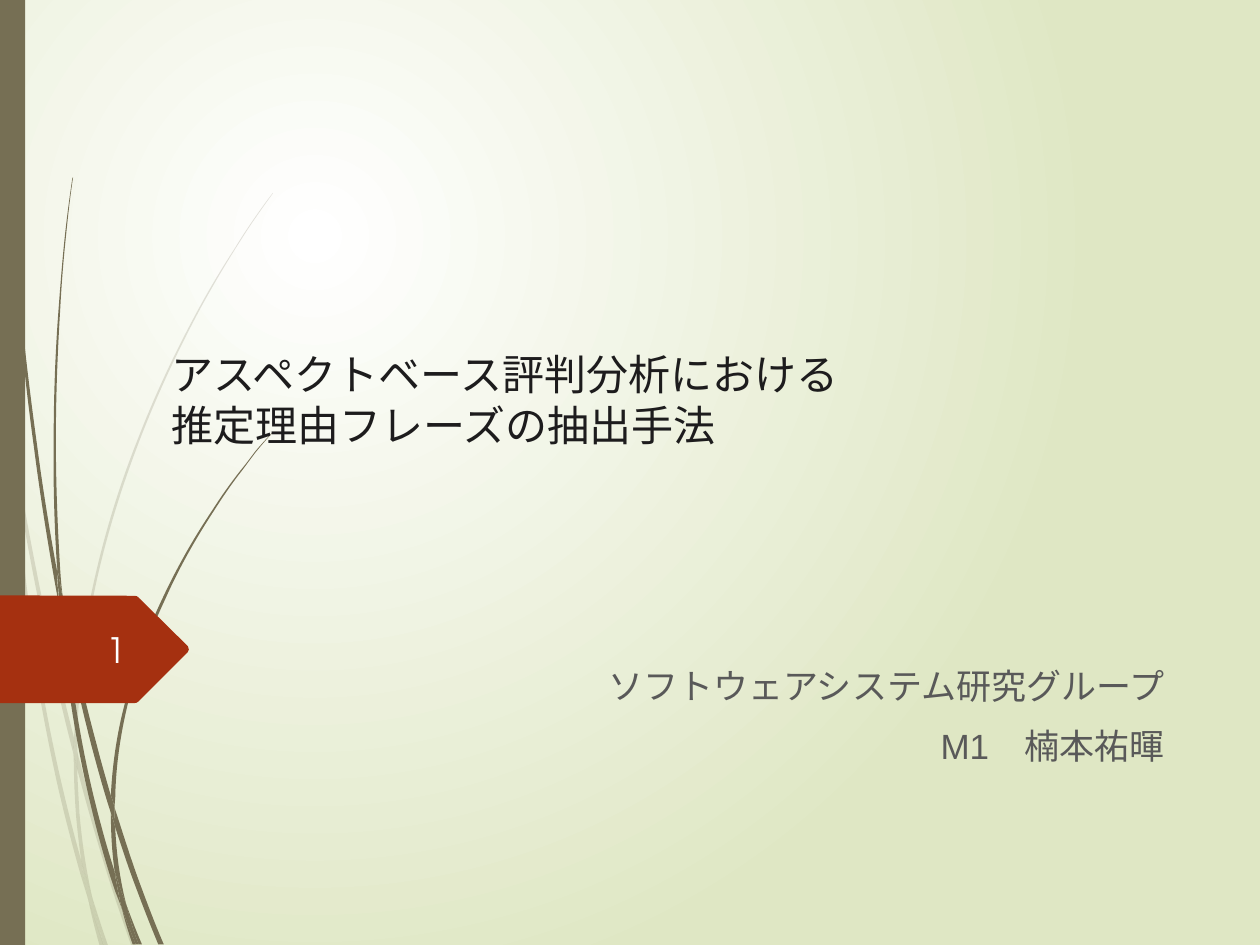
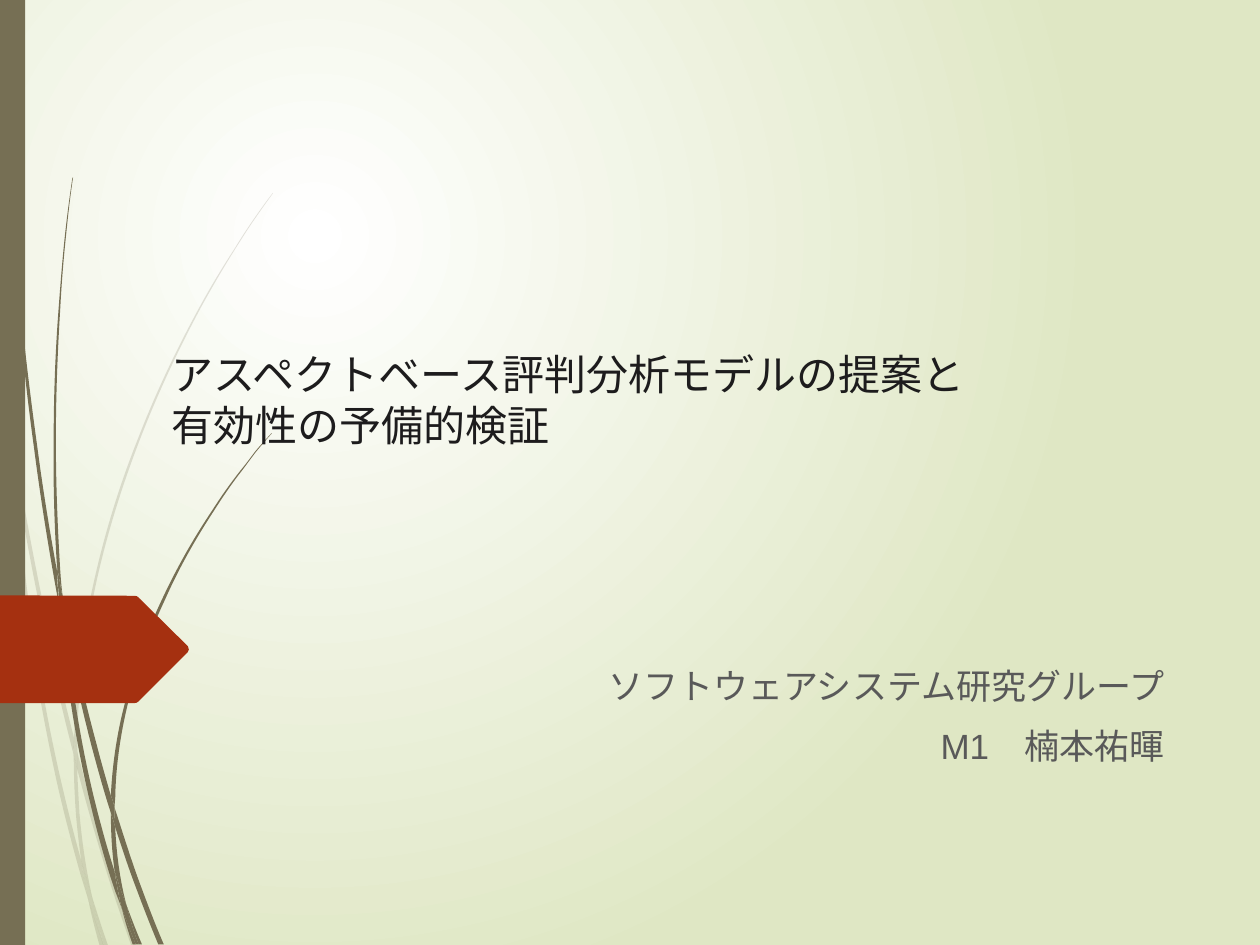
Before and after one commit to yuuki-kusumoto/kusumoto, a slide deck: slide 1 of 2021_prsn_2nd/後期研究発表会.pptx. Drawn at 1260x945 pixels with LibreOffice and Linux fonts; fonts in the diff are those of the drawing. Boxes give left, top, right and bottom in pixels: in the first picture for what was removed or moved away, otherwise in the second. Text is boxed around its words. In the diff, an @@ line names an element or a change of style, - is before the commit and + after.

```diff
--- a/2021_prsn_2nd/後期研究発表会.pptx
+++ b/2021_prsn_2nd/後期研究発表会.pptx
@@ title at (171, 354, 964, 452): text changed @@
-アスペクトベース評判分析における
-推定理由フレーズの抽出手法
+アスペクトベース評判分析モデルの提案と
+有効性の予備的検証
@@ page number removed at (107, 637, 126, 663) @@
-1
```
Also in this commit, not shown: 28 other slides changed, 2 slides added, 1 slide removed, 1 other file.
